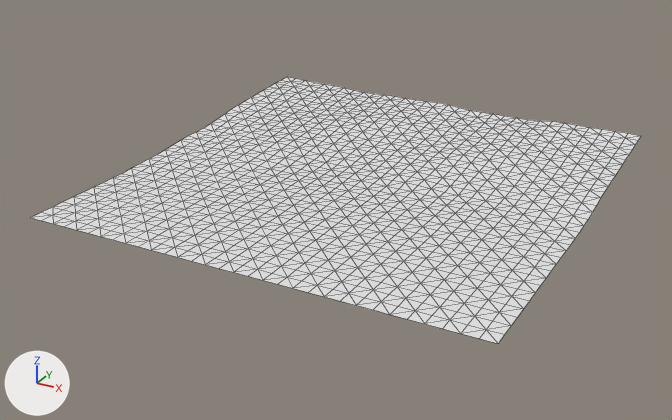
One commit to the OBJ model assets/maps/chunks/terrain_lod0_-1_4.obj: the scene before it, then after it.
Both versions are drawn from a 50 mm camera at (48.9, -796.3, 88.7) aimed at (-68.2, -583.4, -17.7). Every picture has the same lights, and +X, +Y and +Z are marked at lower left. The picture after the commit comes second. Mesh edges are drawn as thin lines. Where no turn or scale is listed for an object, it has been applied to the vertices.

The scene before the commit, as lines of its bpy script (objects in view):
```python
me_terrain_lod0__1_4 = bpy.data.meshes.new('terrain_lod0_-1_4')
me_terrain_lod0__1_4.from_pydata(...)  # 1089 vertices, 2048 faces; spans x -128.0..0.0, y -640.0..-512.0, z -10.8..-4.2
ob_terrain_lod0__1_4 = bpy.data.objects.new('terrain_lod0_-1_4', me_terrain_lod0__1_4)
ob_terrain_lod0__1_4.location = (0.0, 0.0, 0.0)
```
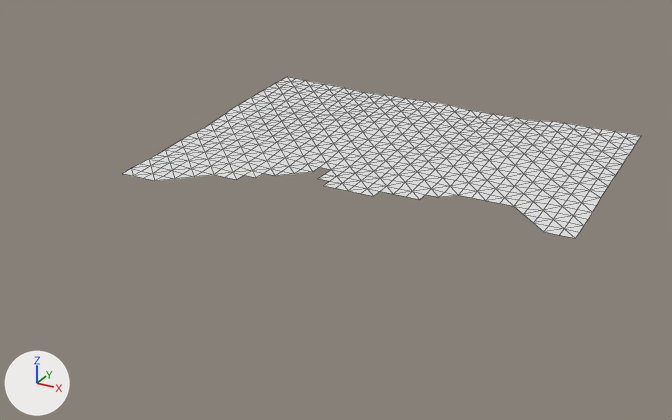
The change in detail:
me_terrain_lod0__1_4 is used by ob_terrain_lod0__1_4; location (0.0, 0.0, 0.0).
me_terrain_lod0__1_4 had 1089 vertices, 2048 faces and spanned x -128.0..0.0, y -640.0..-512.0, z -10.8..-4.2.
me_terrain_lod0__1_4 now has 634 vertices, 1153 faces and spans x -128.0..0.0, y -604.0..-512.0, z -10.8..-4.2.
me_terrain_lod0__1_4 part 1: 455 vertices removed from x -128.0..0.0, y -640.0..-576.0, z -10.8.

Location of each change, (x1, y1, x2, y2) in pixels of the pictures (672 x 420 px):
'terrain_lod0_-1_4', reshaped (15% narrower, 39% shorter): before (31, 77, 641, 343); after (122, 77, 641, 238)
part 1 of me_terrain_lod0__1_4, deleted: before (31, 172, 575, 343)
